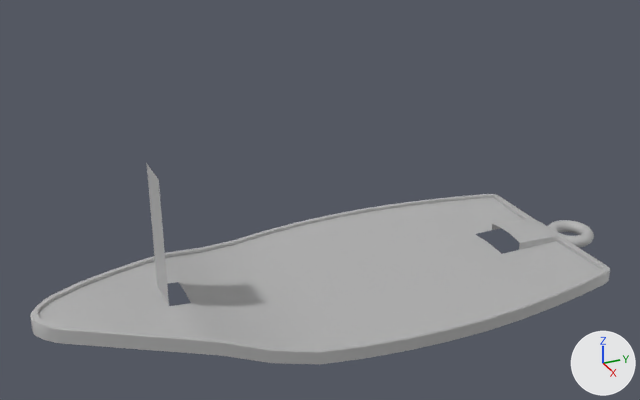
The glTF model main_scene/public/models/ant_Splat/crashSplat.gltf: old version first, new version second.
One viewpoint serves both versions: a 50 mm camera at (0.271, -0.116, 0.273) aimed at (-0.001, 0.007, 0.137). Lighting does not change. The marker at lower right points along +X, +Y and +Z. Mesh edges are drawn as thin lines on the coarser meshes. Where no turn or scale is listed for an object, it has been applied to the vertices.

Objects in the first picture: 'CastIronCover'.
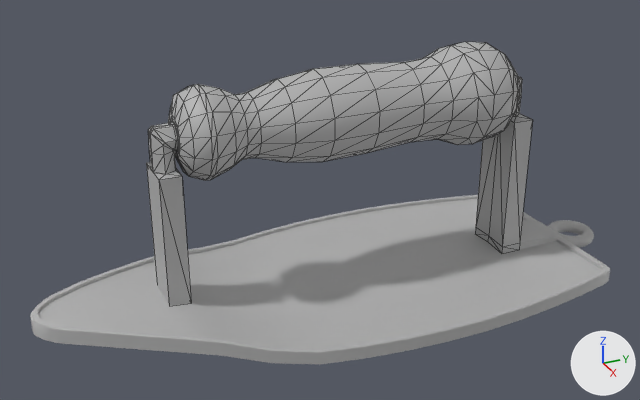
Commit message: splat + UFO
BetterSplat + betterUFO

What the commit changed:
Mesh me_castironhandle_002 is new.
It has 312 vertices, 598 faces and spans x -0.0194..0.0189, y -0.1203..0.0094, z -0.0193..0.0193.
It uses material mat_flatironmaterial (its picture is missing).
Mesh me_castironhandleinner_001 is new.
It has 107 vertices, 197 faces and spans x -0.0098..0.0098, y -0.0546..0.0917, z 0.1027..0.1742.
It uses material mat_flatironmaterial (its picture is missing).
Object 'CastIronHandle' (ob_castironhandle) is new; it shows me_castironhandle_002.
Its location is (0.0, 0.0739, 0.1701).
Object 'CastIronHandleInner' (ob_castironhandleinner) is new; it shows me_castironhandleinner_001.
Its location is (0.0, 0.0, 0.0).

What differs and where, as boxes (x1, y1, x2, y2) in the pictures (640 x 400 px):
'CastIronHandle', added: after (168, 42, 520, 180)
'CastIronHandleInner', added: after (147, 76, 533, 306)
